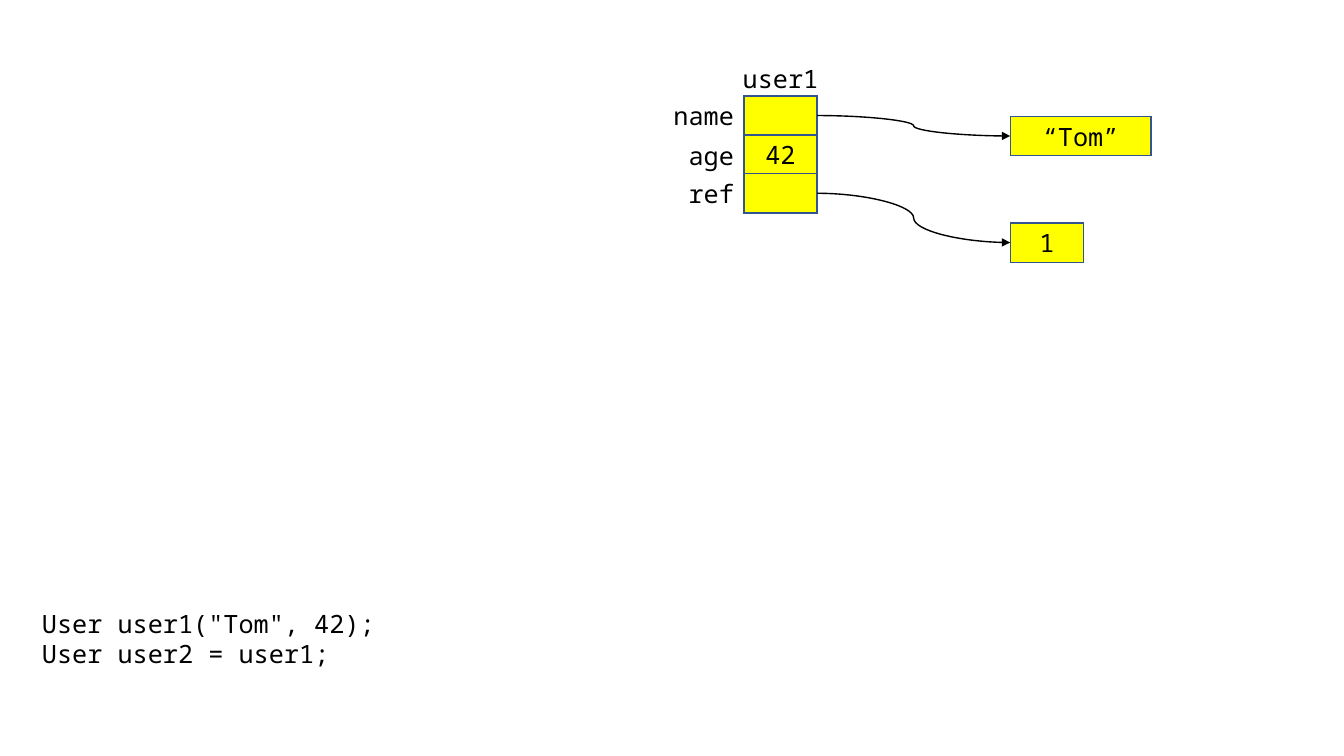
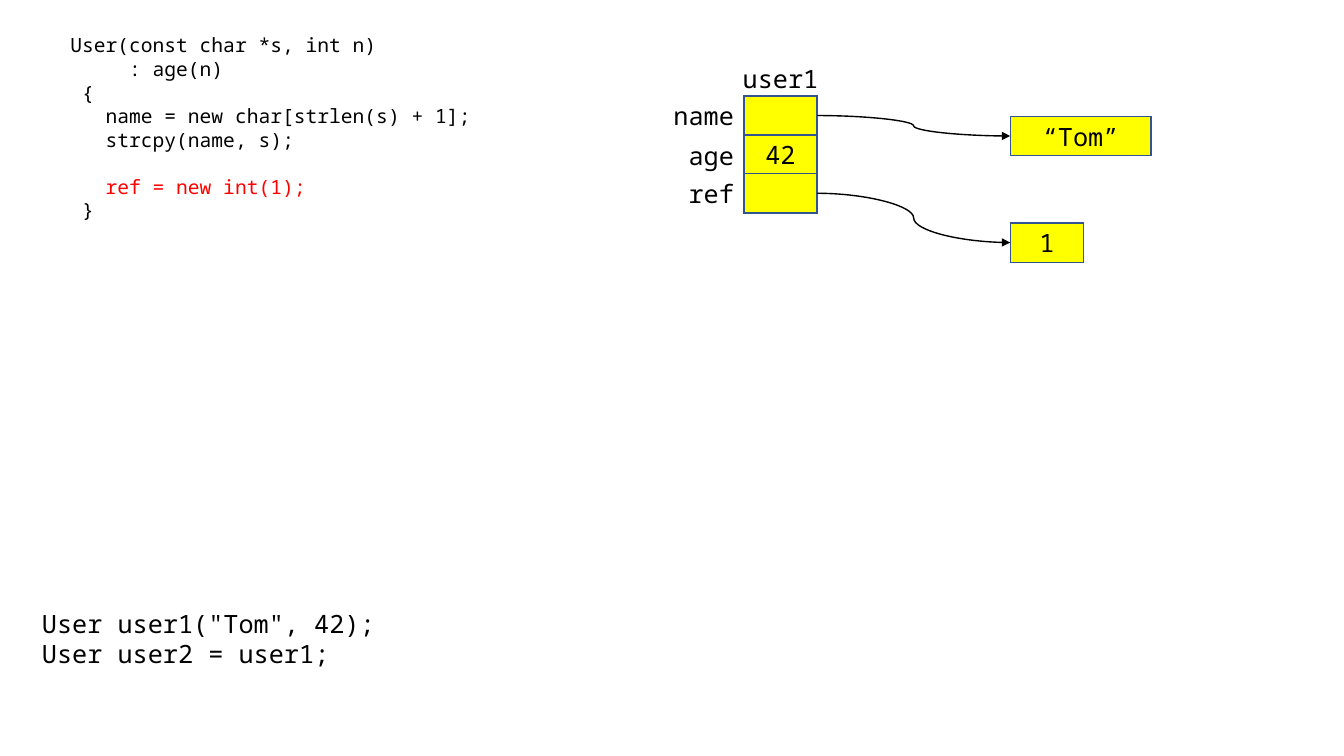
Before and after one commit to yoondev-classroom/cpp_221114, a slide deck: slide 28 of 221114.pptx. Drawn at 1344x756 pixels with LibreOffice and Linux fonts; fonts in the diff are those of the drawing. Boxes give left, top, right and bottom in pixels: in the first picture for what was removed or moved away, otherwise in the second. Text is boxed around its words. In the diff, an @@ line names an element or a change of style, - is before the commit and + after.

```diff
--- a/221114.pptx
+++ b/221114.pptx
@@ text added at bbox=[70, 37, 470, 197], 14 pt, text #000000 @@
+User(const char *s, int n)
+: age(n)
+{
+name = new char[strlen(s) + 1];
+strcpy(name, s);
+ref = new int(1);
+}
```
Also in this commit, not shown: 5 other slides changed, 1 other file.
